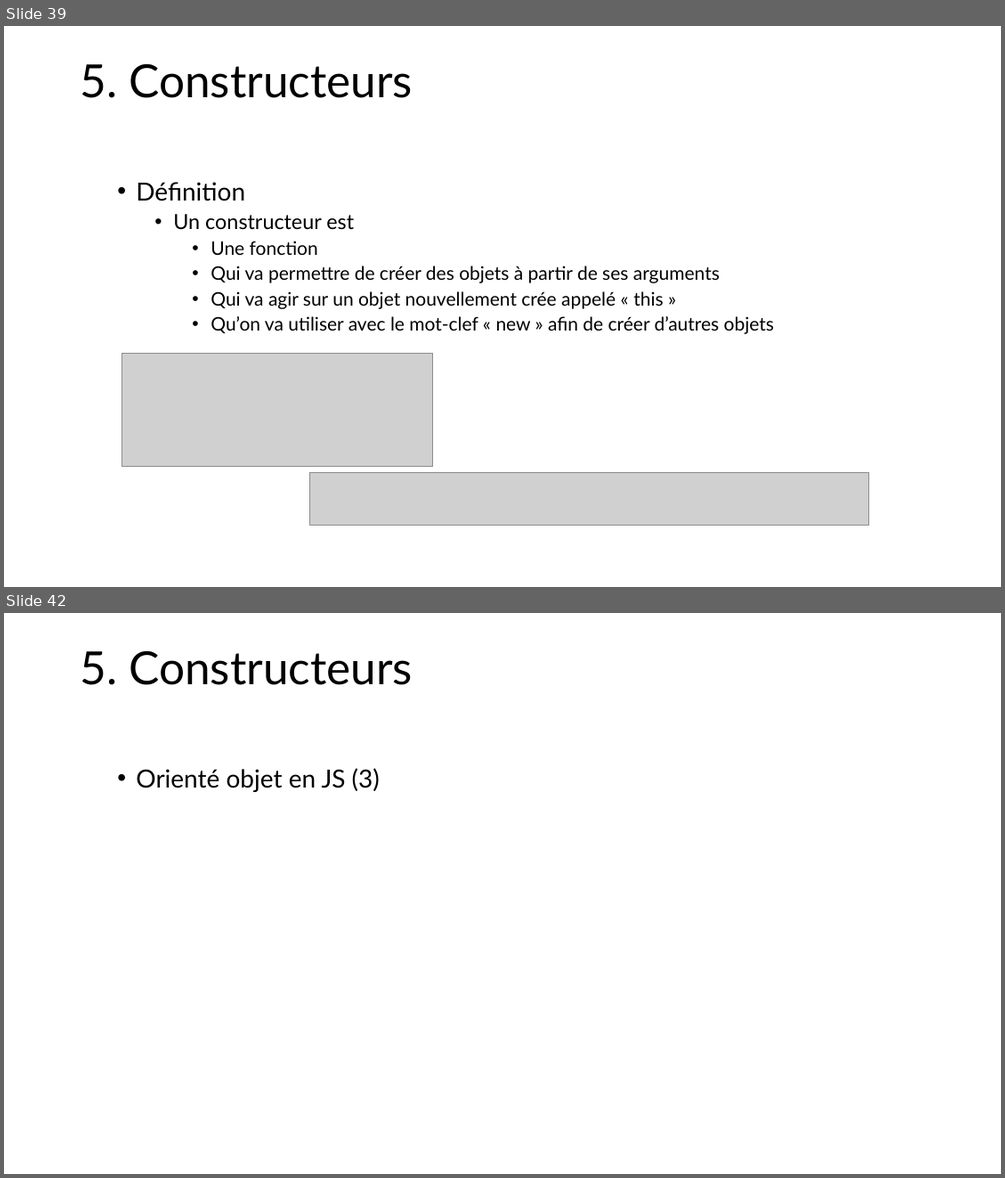
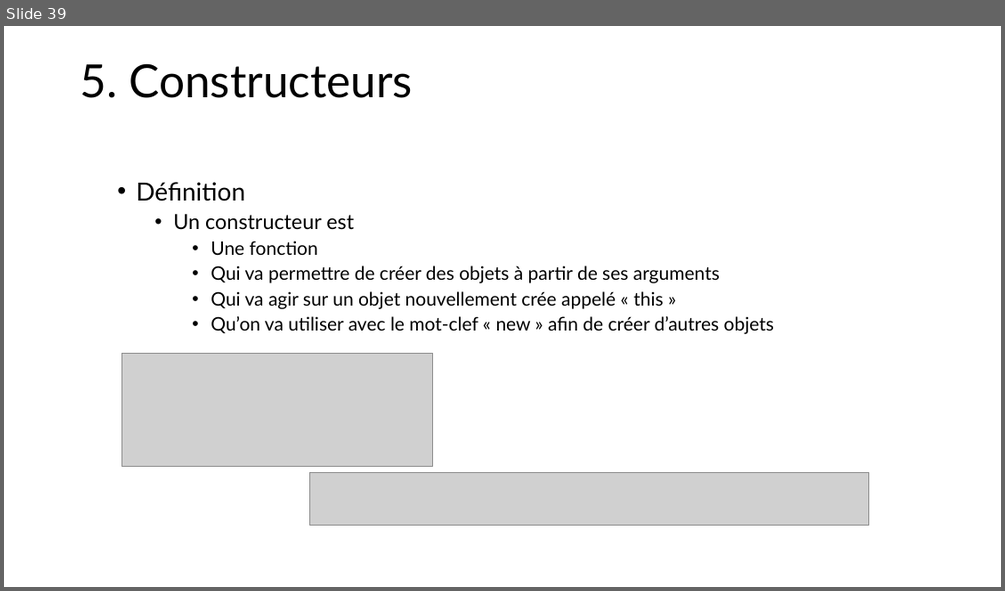
Before and after one commit to LJKhnor/chapitre-6, a slide deck: Chapitre 6.pptx. Shown one above the other, each under a label of ours: slides 39 and 42 before the commit, slide 39 after it; the slides between them are not shown. The pictures are 1005x1178 and 1005x591 pixels, drawn with LibreOffice and Linux fonts; fonts in the diff are those of the drawing; grey boxes stand for pictures. Boxes give left, top, right and bottom in pixels: in the first picture for what was removed or moved away, otherwise in the second. Text is boxed around its words. In the diff, an @@ line names an element or a change of style, - is before the commit and + after.

```diff
--- a/Chapitre 6.pptx
+++ b/Chapitre 6.pptx
@@ slide 42 removed at (4, 613, 1001, 1174), background #FFFFFF @@
@@ title removed at (80, 650, 413, 685) @@
-5. Constructeurs
@@ text removed at (136, 768, 380, 792) @@
-  • Orienté objet en JS (3)
```
Also in this commit, not shown: 2 slides changed.
